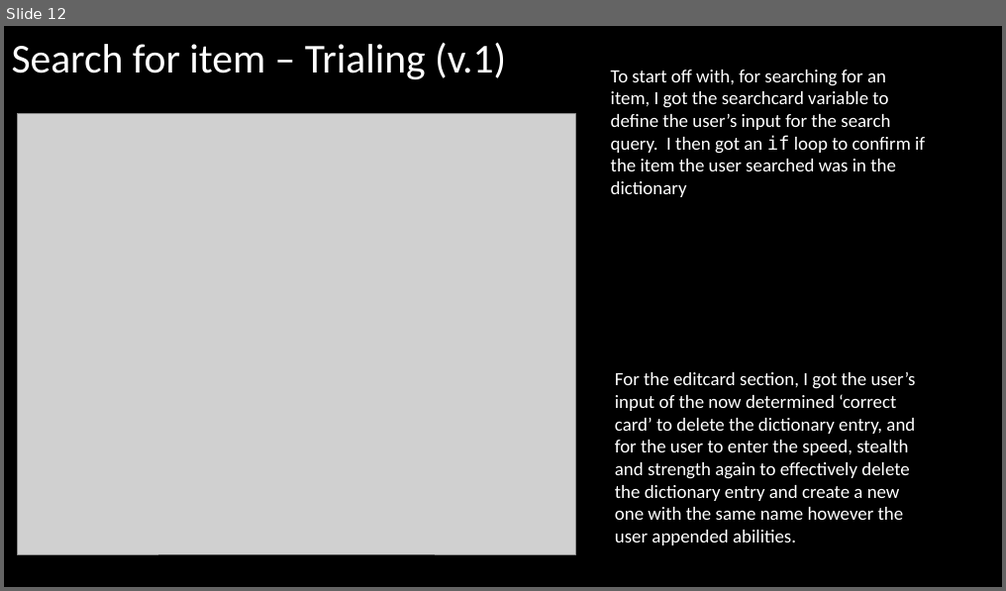
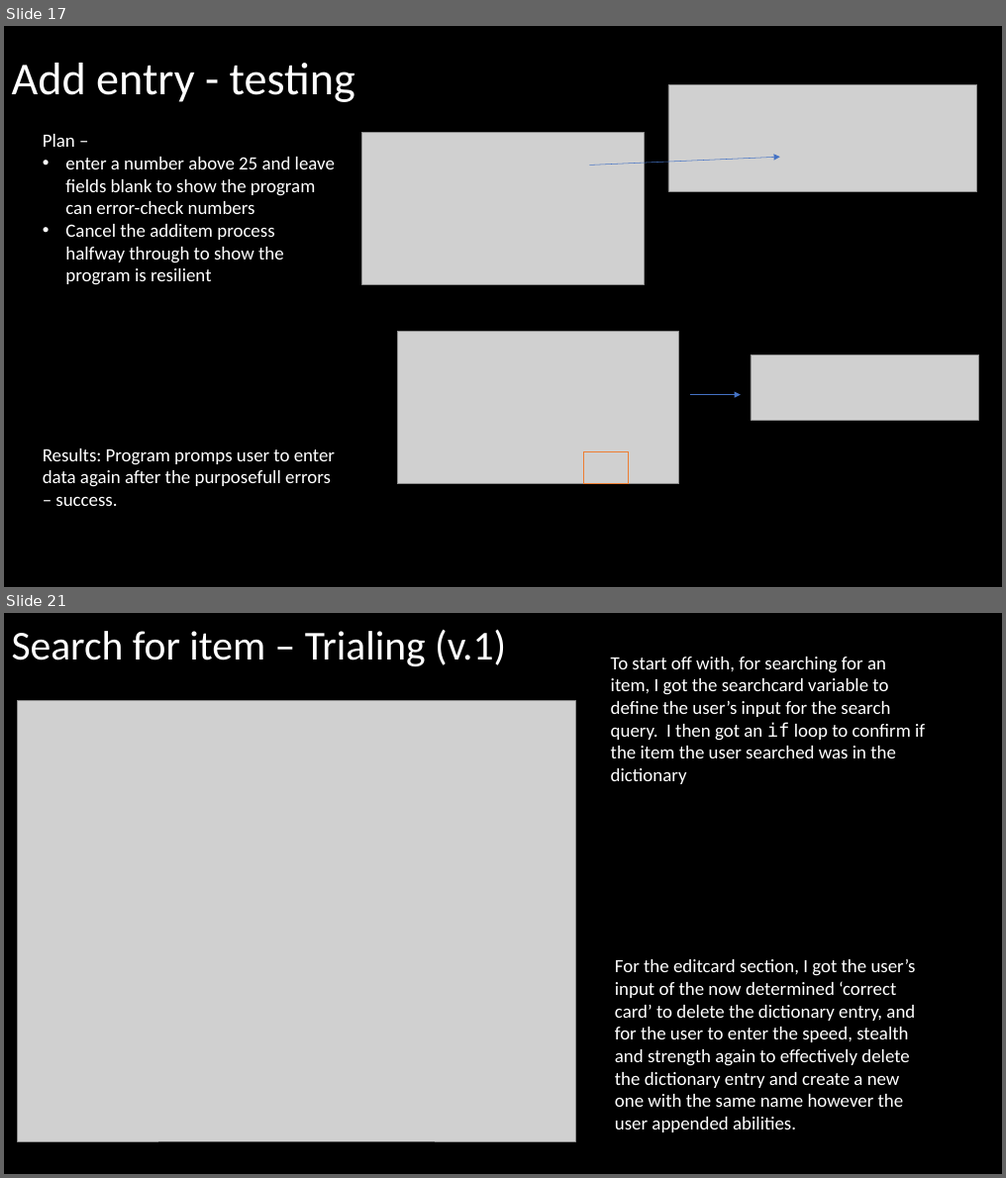
Before and after one commit to Joepapa101/2.7---2.8-Assessment, a slide deck: 2.7 and 2.8 Documentation Template.pptx. Shown one above the other, each under a label of ours: slide 12 before the commit, slides 17 and 21 after it; the slides between them are not shown. The pictures are 1006x591 and 1006x1178 pixels, drawn with LibreOffice and Linux fonts; fonts in the diff are those of the drawing; grey boxes stand for pictures. Boxes give left, top, right and bottom in pixels: in the first picture for what was removed or moved away, otherwise in the second. Text is boxed around its words. In the diff, an @@ line names an element or a change of style, - is before the commit and + after.

```diff
--- a/2.7 and 2.8 Documentation Template.pptx
+++ b/2.7 and 2.8 Documentation Template.pptx
@@ slide 17 added at <box>4,26,1002,587</box>, background #000000 @@
@@ title added at <box>12,63,355,102</box>, 44 pt, text #FFFFFF @@
+Add entry - testing
@@ picture added at <box>668,85,978,191</box> @@
@@ text added at <box>43,134,335,506</box>, 18 pt, text #FFFFFF @@
+Plan –
+• enter a number above 25 and leave fields blank to show the program can error-check numbers
+• Cancel the additem process halfway through to show the program is resilient
+Results: Program promps user to enter data again after the purposefull errors – success.
@@ picture added at <box>361,132,644,285</box> @@
@@ arrow added from (589, 166) to (780, 157), #4472C4 0.5 pt @@
@@ picture added at <box>397,332,678,484</box> @@
@@ picture added at <box>750,356,979,421</box> @@
@@ arrow added from (690, 395) to (741, 395), #4472C4 0.5 pt @@
@@ rectangle added at <box>583,452,629,484</box>, outline #ED7D31 1 pt @@
@@ what was slide 12 is now slide 21 @@
```
Also in this commit, not shown: 5 slides changed, 24 other slides added, 1 slide removed, 10 other files.
